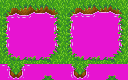
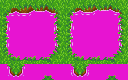
Layered file, before and after one edit (128x80). Changes by layer:
painted on "cornerthingies2" over [71, 66, 89, 79]
painted on "cornerthingies1" over [2, 65, 30, 79]
painted on "bigthingy2" over [70, 6, 122, 18]
painted on "bigthingy1" over [6, 6, 58, 18]
